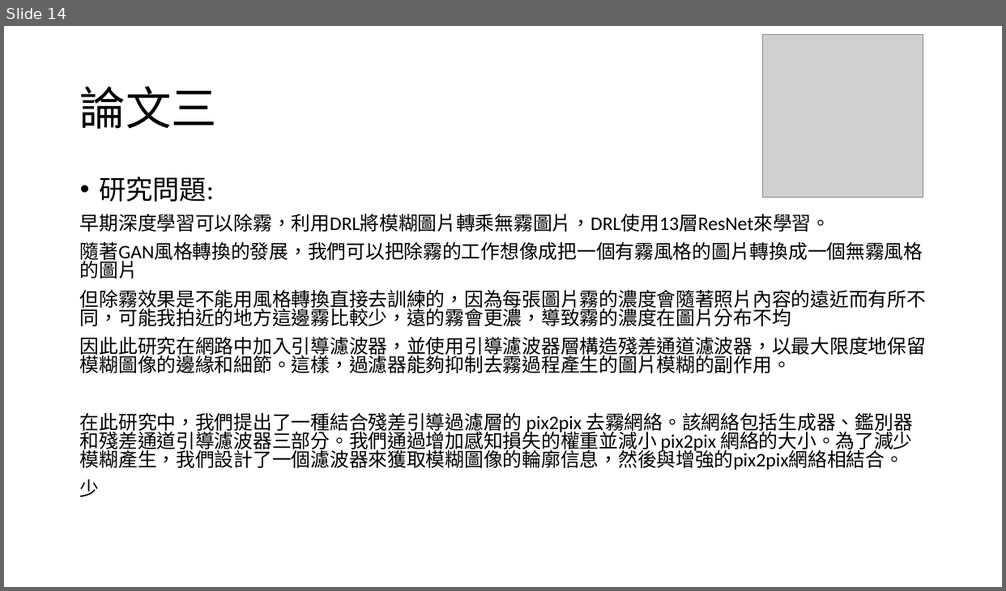
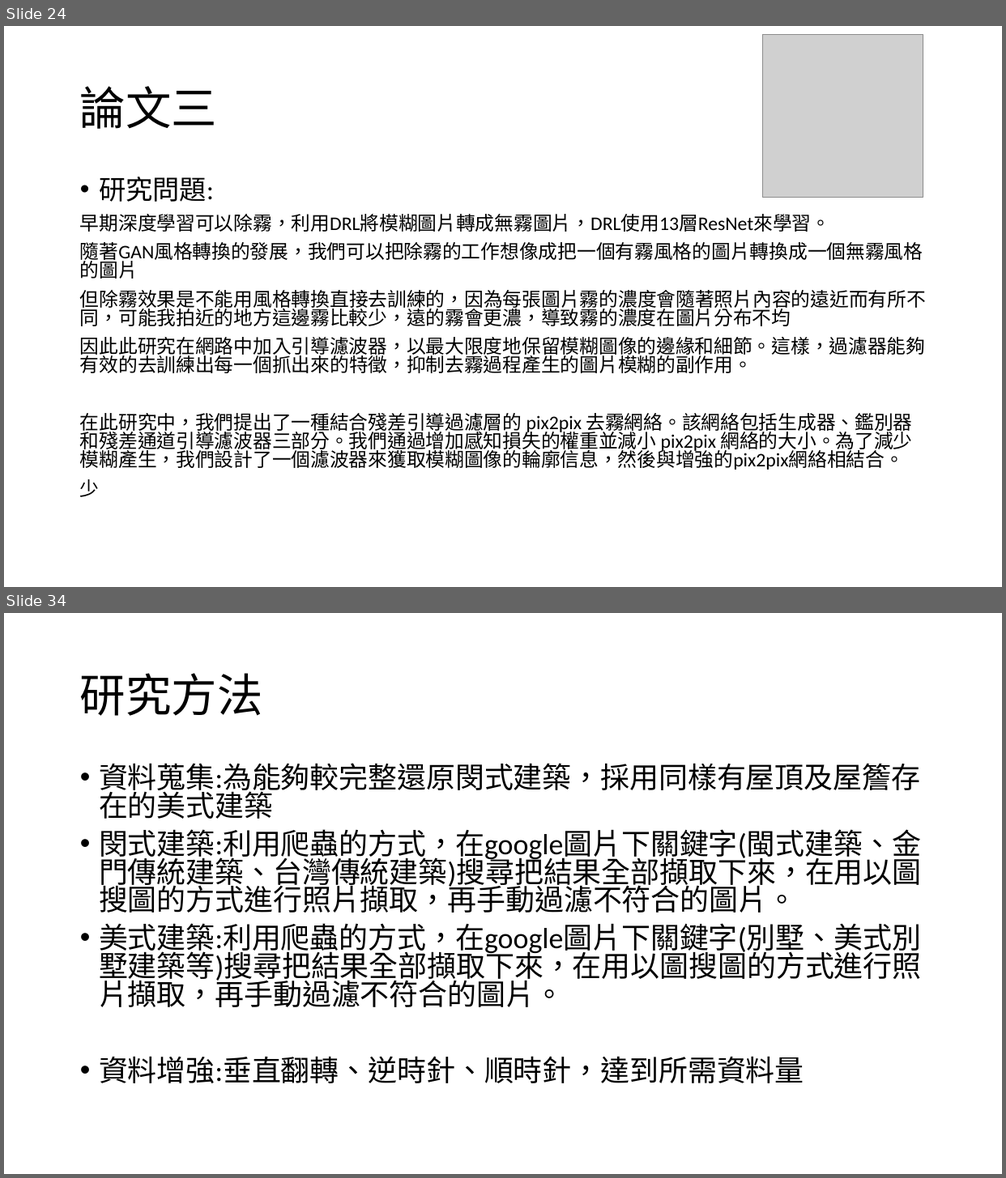
Before and after one commit to 10994015/paper, a slide deck: 論文/論文寫作.pptx. Shown one above the other, each under a label of ours: slide 14 before the commit, slides 24 and 34 after it; the slides between them are not shown. The pictures are 1006x591 and 1006x1178 pixels, drawn with LibreOffice and Linux fonts; fonts in the diff are those of the drawing; grey boxes stand for pictures. Boxes give left, top, right and bottom in pixels: in the first picture for what was removed or moved away, otherwise in the second. Text is boxed around its words. In the diff, an @@ line names an element or a change of style, - is before the commit and + after.

```diff
--- a/論文/論文寫作.pptx
+++ b/論文/論文寫作.pptx
@@ slide 34 added at [4, 613, 1002, 1174], background #FFFFFF @@
@@ title added at [80, 673, 263, 716], 44 pt, text #000000 @@
+研究方法
@@ text added at [99, 763, 922, 1084], 28 pt, text #000000 @@
+• 資料蒐集:為能夠較完整還原閔式建築，採用同樣有屋頂及屋簷存在的美式建築
+• 閔式建築:利用爬蟲的方式，在google圖片下關鍵字(閩式建築、金門傳統建築、台灣傳統建築)搜尋把結果全部擷取下來，在用以圖搜圖的方式進行照片擷取，再手動過濾不符合的圖片。
+• 美式建築:利用爬蟲的方式，在google圖片下關鍵字(別墅、美式別墅建築等)搜尋把結果全部擷取下來，在用以圖搜圖的方式進行照片擷取，再手動過濾不符合的圖片。
+• 資料增強:垂直翻轉、逆時針、順時針，達到所需資料量
@@ what was slide 14 is now slide 24 @@
@@ slide 24 changed as well @@
@@ text at [80, 214, 830, 232]: text changed @@
-早期深度學習可以除霧，利用DRL將模糊圖片轉乘無霧圖片，DRL使用13層ResNet來學習。
+早期深度學習可以除霧，利用DRL將模糊圖片轉成無霧圖片，DRL使用13層ResNet來學習。
@@ text at [80, 337, 926, 373]: text changed @@
-因此此研究在網路中加入引導濾波器，並使用引導濾波器層構造殘差通道濾波器，以最大限度地保留模糊圖像的邊緣和細節。這樣，過濾器能夠抑制去霧過程產生的圖片模糊的副作用。
+因此此研究在網路中加入引導濾波器，以最大限度地保留模糊圖像的邊緣和細節。這樣，過濾器能夠有效的去訓練出每一個抓出來的特徵，抑制去霧過程產生的圖片模糊的副作用。
```
Also in this commit, not shown: 2 other slides changed, 34 other slides added, 1 other file.
